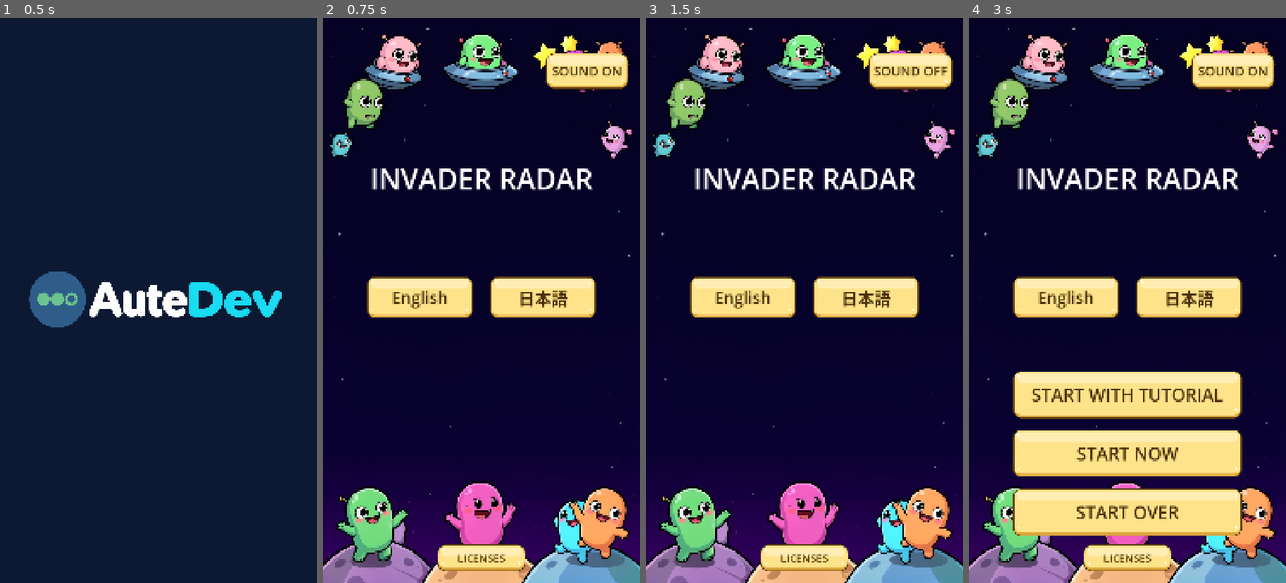
Above: before the commit, frames 1-4 (left to right).
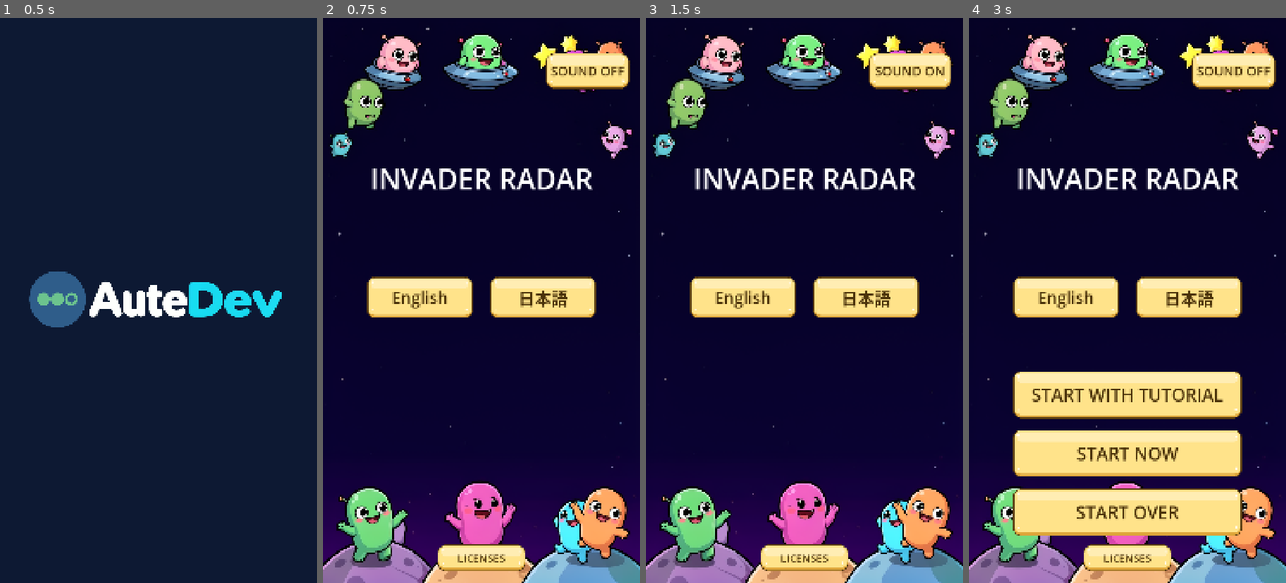
Above: after the commit, the same moments.

Repository: hidekig1001-cell/invader-radar
Game: Godot game, scene res://scenes/app.tscn
Two runs of this game, one before a commit and one after it. Both use one fixed random seed, a clock stepped at 60 frames per second and the inputs below.
Inputs (mouse positions are in pixels of both pictures, inside the frame that each line leads up to):
- Up to frame 1 (0.5 s): no input
- Up to frame 2 (0.75 s): tap Enter at 0.5 s; move the mouse to (551, 272) at 0.52 s; hold Shift from 0.53 s (still down); click (551, 272) at 0.67 s
- Up to frame 3 (1.5 s): release Shift at 1.25 s; click (909, 68) at 1.25 s, where only the run before the commit has a clickable "SOUND ON"
- Up to frame 4 (3 s): click (1232, 68) at 2 s, where only the run before the commit has a clickable "SOUND OFF"; click "English" at 2.75 s

Frame 1 is identical in both runs. In frame 2, 0.3% of the frame differs, in the area x 71-97%, y 6-13%; in frame 3, 0.3%; in frame 4, 0.3%.

Commit message:
Pixel 指摘 4: 音のボタンに押したときにどうなるかを出す
- hud.gd・title_screen.gd・rules_panel.gd の sound_label を同じ決まりに:
  鳴っているとき「音 OFF」「SOUND OFF」、消音のとき「音 ON」「SOUND ON」
- 既存のテスト test_cr_1131・test_cr_1120・test_cr_1121 の音のボタンの文字の期待値を入れ替える

Co-Authored-By: Claude Opus 5.5 <noreply@anthropic.com>
Claude-Session: https://claude.ai/code/session_01Dh6uQutkfBWnxNoiKRmAYL

Diff:
--- a/scenes/hud.gd
+++ b/scenes/hud.gd
@@ -280,15 +280,16 @@
 		sound_button.text = sound_label()
 
 
+# 押したときにどうなるかを出す（鳴っているとき OFF、消音のとき ON）。
 func sound_label() -> String:
 	var muted = SoundSettings.load_muted(settings_path)
 	if muted:
 		if language == "ja":
+			return "音 ON"
+		else:
+			return "SOUND ON"
+	else:
+		if language == "ja":
 			return "音 OFF"
 		else:
 			return "SOUND OFF"
-	else:
-		if language == "ja":
-			return "音 ON"
-		else:
-			return "SOUND ON"
--- a/scenes/rules_panel.gd
+++ b/scenes/rules_panel.gd
@@ -99,18 +99,19 @@
 		sound_button.text = sound_label()
 
 
+# 押したときにどうなるかを出す（鳴っているとき OFF、消音のとき ON）。
 func sound_label() -> String:
 	var m = SoundSettings.load_muted(settings_path)
 	if language == "ja":
 		if m:
+			return "音 ON"
+		else:
 			return "音 OFF"
-		else:
-			return "音 ON"
 	else:
 		if m:
+			return "SOUND ON"
+		else:
 			return "SOUND OFF"
-		else:
-			return "SOUND ON"
 
 
 static func rules_text(lang: String) -> String:
--- a/scenes/title_screen.gd
+++ b/scenes/title_screen.gd
@@ -235,17 +235,18 @@
 	SoundSettings.apply(muted)
 	update_sound_label()
 
+# 押したときにどうなるかを出す（鳴っているとき OFF、消音のとき ON）。
 func sound_label() -> String:
 	if _language == "ja":
 		if muted:
+			return "音 ON"
+		else:
 			return "音 OFF"
-		else:
-			return "音 ON"
 	else:
 		if muted:
+			return "SOUND ON"
+		else:
 			return "SOUND OFF"
-		else:
-			return "SOUND ON"
 
 func update_sound_label() -> void:
 	if sound_btn != null:
--- a/test/cr/test_cr_1120.gd
+++ b/test/cr/test_cr_1120.gd
@@ -17,21 +17,21 @@
 	var ts = _make_title_screen(path)
 
 	assert_eq(ts.muted, false)
-	assert_eq(ts.sound_label(), "SOUND ON")
+	assert_eq(ts.sound_label(), "SOUND OFF")
 
 	ts.toggle_sound()
 	assert_eq(ts.muted, true)
 	assert_true(AudioServer.is_bus_mute(0))
 	assert_eq(Prefs.load_muted(path), true)
-	assert_eq(ts.sound_label(), "SOUND OFF")
+	assert_eq(ts.sound_label(), "SOUND ON")
 
 	ts.select_language("ja")
-	assert_eq(ts.sound_label(), "音 OFF")
+	assert_eq(ts.sound_label(), "音 ON")
 
 	ts.toggle_sound()
 	assert_eq(ts.muted, false)
 	assert_false(AudioServer.is_bus_mute(0))
-	assert_eq(ts.sound_label(), "音 ON")
+	assert_eq(ts.sound_label(), "音 OFF")
 
 ## CHECK: 2
 func test_cr_1120_load_muted_from_file() -> void:
--- a/test/cr/test_cr_1121.gd
+++ b/test/cr/test_cr_1121.gd
@@ -11,17 +11,17 @@
 	rp.settings_path = path
 	add_child_autofree(rp)
 	rp.open("en")
-	assert_eq(rp.sound_button.text, "SOUND ON")
+	assert_eq(rp.sound_button.text, "SOUND OFF")
 	rp.toggle_sound()
 	assert_true(AudioServer.is_bus_mute(0))
 	assert_true(Prefs.load_muted(path))
-	assert_eq(rp.sound_button.text, "SOUND OFF")
+	assert_eq(rp.sound_button.text, "SOUND ON")
 	rp.open("ja")
-	assert_eq(rp.sound_button.text, "音 OFF")
+	assert_eq(rp.sound_button.text, "音 ON")
 	rp.toggle_sound()
 	assert_false(AudioServer.is_bus_mute(0))
 	assert_false(Prefs.load_muted(path))
-	assert_eq(rp.sound_button.text, "音 ON")
+	assert_eq(rp.sound_button.text, "音 OFF")
 
 func test_sound_button_geometry() -> void:
 	## CHECK: 2
--- a/test/cr/test_cr_1131.gd
+++ b/test/cr/test_cr_1131.gd
@@ -20,15 +20,15 @@
 
 	assert_eq(h.sound_button.position, Vector2(720, 370))
 	assert_eq(h.sound_button.size, Vector2(320, 90))
-	assert_eq(h.sound_button.text, "SOUND ON")
+	assert_eq(h.sound_button.text, "SOUND OFF")
 
 	h.toggle_sound()
-	assert_eq(h.sound_button.text, "SOUND OFF")
+	assert_eq(h.sound_button.text, "SOUND ON")
 	assert_true(AudioServer.is_bus_mute(0))
 	assert_eq(Save.read_dict(path)["muted"], true)
 
 	h.toggle_sound()
-	assert_eq(h.sound_button.text, "SOUND ON")
+	assert_eq(h.sound_button.text, "SOUND OFF")
 	assert_false(AudioServer.is_bus_mute(0))
 
 
@@ -38,8 +38,8 @@
 	Save.write_json(path, {"muted": true})
 	var h = _make_hud(path)
 	h.set_language("ja")
-	assert_eq(h.sound_button.text, "音 OFF")
+	assert_eq(h.sound_button.text, "音 ON")
 
 	Save.write_json(path, {"muted": false})
 	h.update_from({"level": 1, "score": 0, "hints": 3, "moves": 0, "status": "playing"})
-	assert_eq(h.sound_button.text, "音 ON")
+	assert_eq(h.sound_button.text, "音 OFF")
